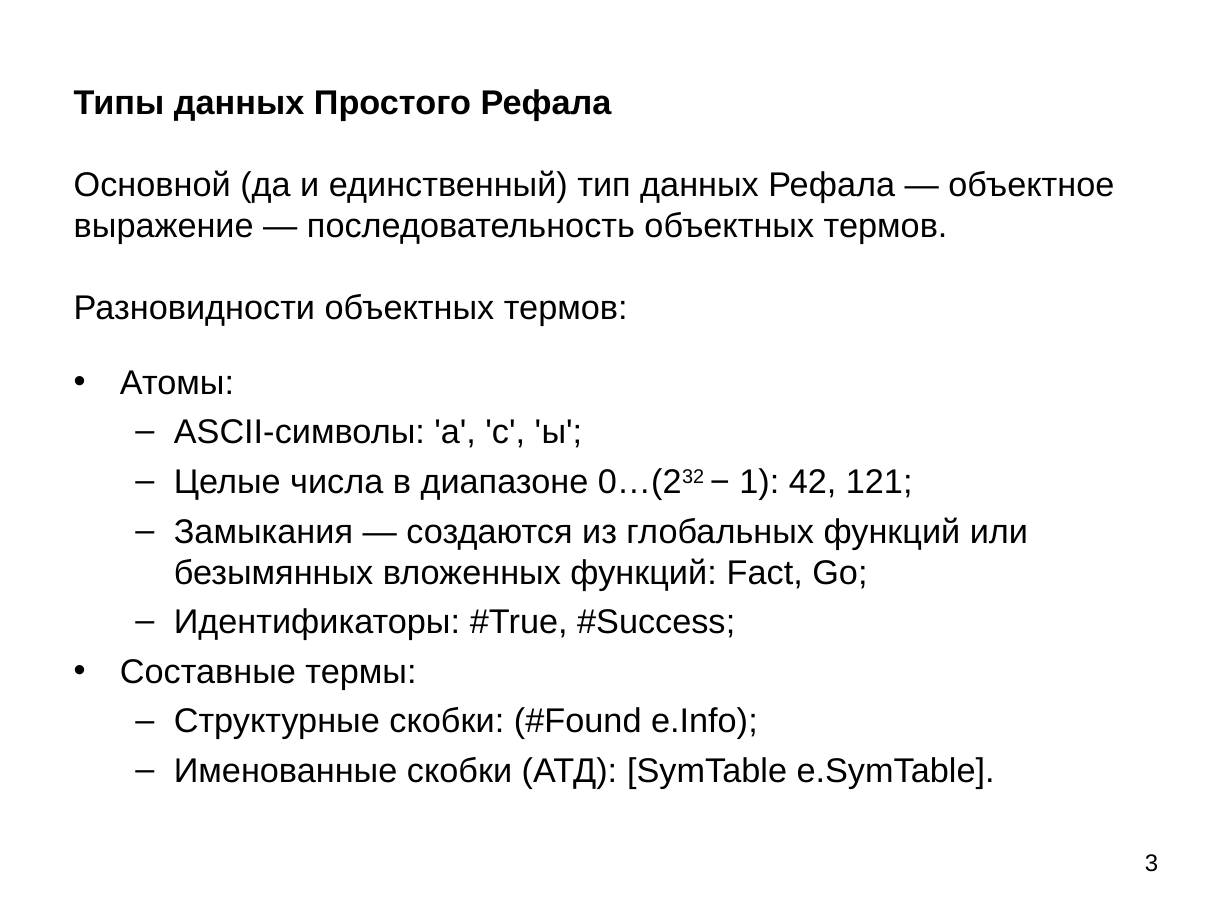
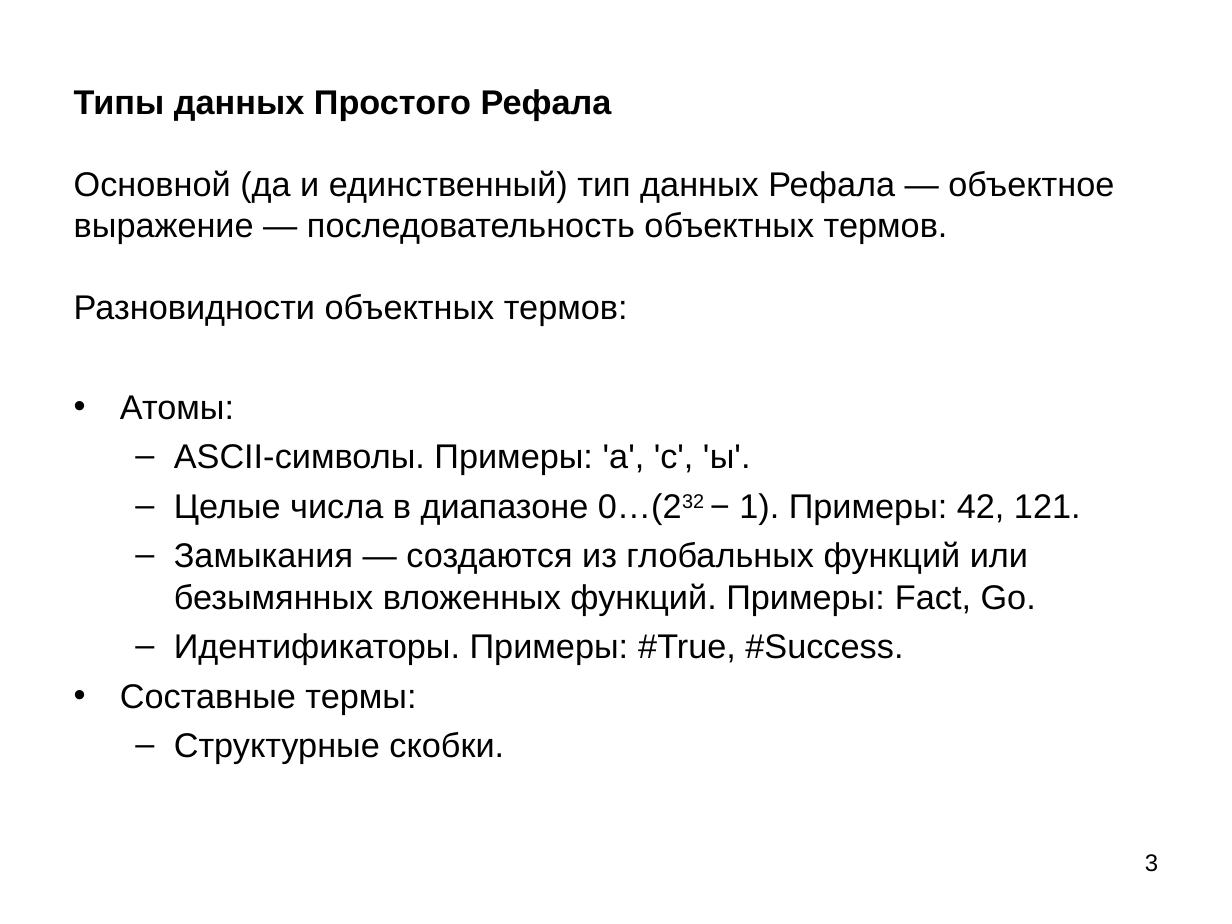
Before and after one commit to bmstu-iu9/refal-5-lambda, a slide deck: slide 3 of doc/Компилятор Простого Рефала.ppt. Drawn at 1232x924 pixels with LibreOffice and Linux fonts; fonts in the diff are those of the drawing. Boxes give left, top, right and bottom in pixels: in the first picture for what was removed or moved away, otherwise in the second. Text is boxed around its words. In the diff, an @@ line names an element or a change of style, - is before the commit and + after.

```diff
--- a/doc/Компилятор Простого Рефала.ppt
+++ b/doc/Компилятор Простого Рефала.ppt
@@ text "Атомы:" moved from (x1=120, y1=370, x2=1028, y2=789) to (x1=120, y1=395, x2=1081, y2=764) @@
@@ text at (x1=174, y1=444, x2=1081, y2=665): text changed @@
-  – ASCII-символы: 'a', 'c', 'ы';
-  – Целые числа в диапазоне 0…(232 − 1): 42, 121;
-  – Замыкания — создаются из глобальных функций или безымянных вложенных функций: Fact, Go;
-  – Идентификаторы: #True, #Success;
+  – ASCII-символы. Примеры: 'a', 'c', 'ы'.
+  – Целые числа в диапазоне 0…(232 − 1). Примеры: 42, 121.
+  – Замыкания — создаются из глобальных функций или безымянных вложенных функций. Примеры: Fact, Go.
+  – Идентификаторы. Примеры: #True, #Success.
@@ text at (x1=174, y1=732, x2=504, y2=764): text changed @@
-  – Структурные скобки: (#Found e.Info);
-  – Именованные скобки (АТД): [SymTable e.SymTable].
+  – Структурные скобки.
```
Also in this commit, not shown: 13 other slides changed, 16 slides added, 4 slides removed, 3 other files.
